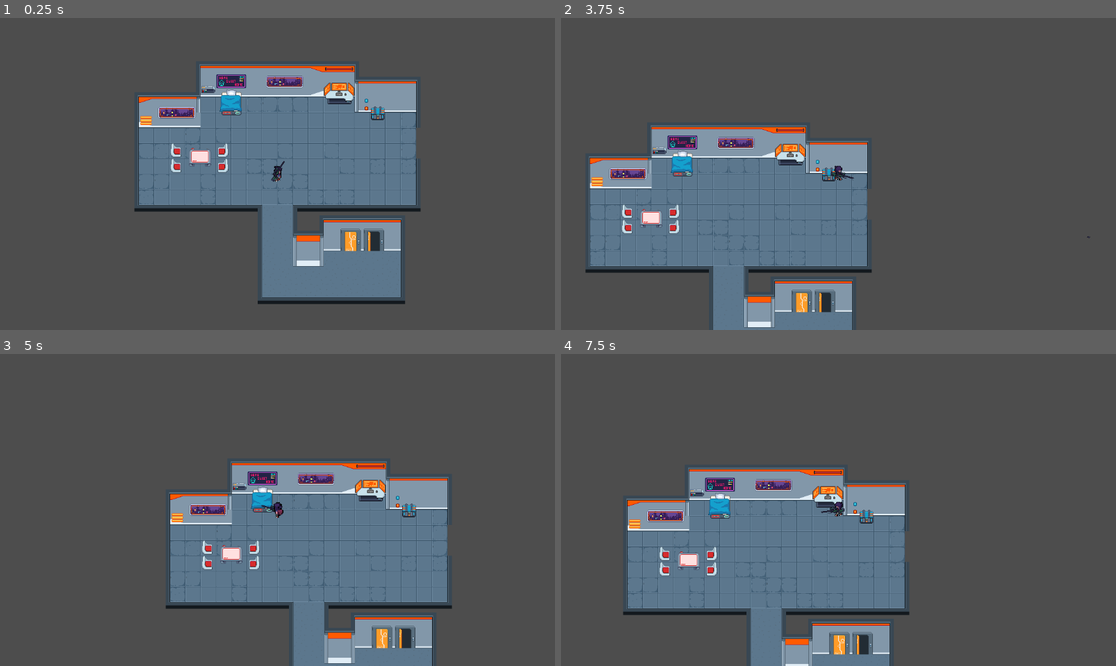
Above: before the commit, frames 1-4 (two rows, left to right).
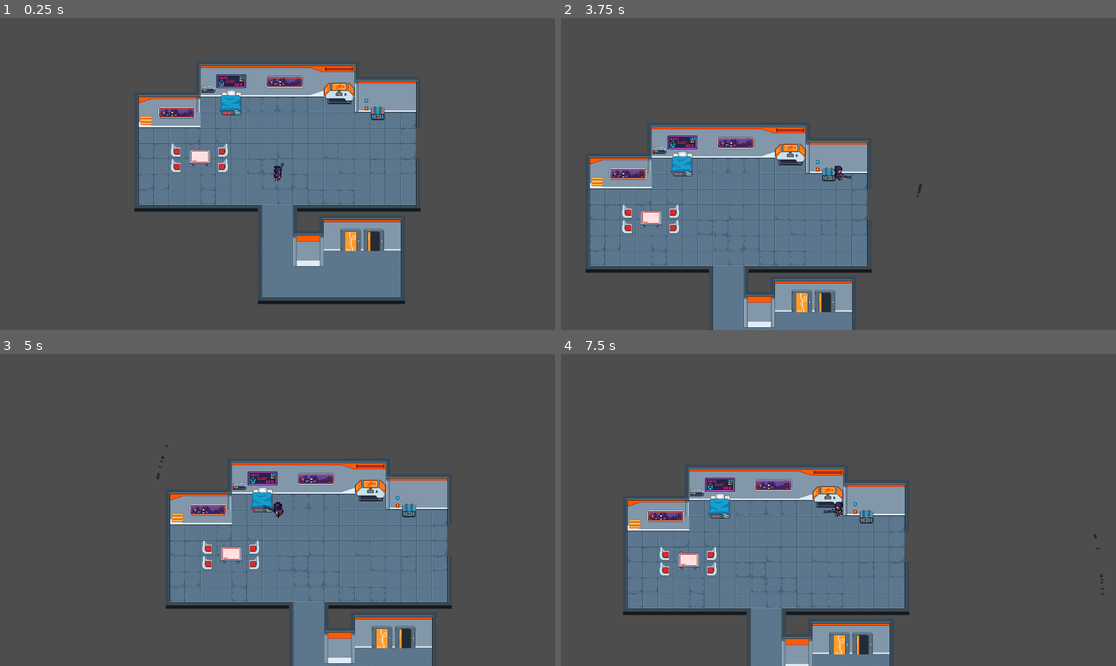
Above: after the commit, the same moments.

Repository: hellstrom01/Tripple-T
Game: Godot game, scene res://main_hub.tscn
The game is run twice, just before and just after one commit, with the same random seed, the same clock (stepped at 60 frames per second) and the same inputs.
Inputs (mouse positions are in pixels of both pictures, inside the frame that each line leads up to):
- Up to frame 1 (0.25 s): no input
- Up to frame 2 (3.75 s): tap Enter at 0.5 s; move the mouse to (960, 158) at 0.52 s; press the mouse at (960, 158) at 0.53 s; hold D (right) 0.53-1.28 s; move the mouse to (727, 189) at 1.27 s; release the mouse at (727, 189) at 1.28 s; hold S (down) 1.28-2.03 s; click (727, 189) at 1.35 s; move the mouse to (894, 105) at 2.02 s; press the mouse at (894, 105) at 2.03 s; hold D (right) 2.03-2.78 s; move the mouse to (810, 236) at 2.77 s; release the mouse at (810, 236) at 2.78 s; hold W (up) 2.78-3.53 s; click (810, 236) at 2.85 s; move the mouse to (1005, 220) at 3.52 s; press the mouse at (1005, 220) at 3.53 s; hold A (left) from 3.53 s (still down)
- Up to frame 3 (5 s): keep holding A (left); move the mouse to (111, 463) at 4.27 s; release the mouse at (111, 463) at 4.28 s; click (111, 463) at 4.35 s
- Up to frame 4 (7.5 s): move the mouse to (866, 510) at 5.02 s; release A (left) at 5.03 s; press the mouse at (866, 510) at 5.03 s; hold S (down) 5.03-5.78 s; move the mouse to (755, 432) at 5.77 s; release the mouse at (755, 432) at 5.78 s; hold D (right) 5.78-6.53 s; click (755, 432) at 5.85 s; move the mouse to (960, 494) at 6.52 s; press the mouse at (960, 494) at 6.53 s; hold W (up) 6.53-7.28 s; move the mouse to (727, 525) at 7.27 s; release the mouse at (727, 525) at 7.28 s; hold D (right) from 7.28 s (still down); click (727, 525) at 7.35 s

The runs differ from the first frame. In frame 1, less than 0.1% of the frame differs, in the area x 48-52%, y 45-53%; in frame 2, less than 0.1%; in frame 3, less than 0.1%; in frame 4, less than 0.1%, in the area x 46-98%, y 48-78%.

Commit message:
added logic for enemies, health and shooting

Diff:
--- a/bullet.gd
+++ b/bullet.gd
@@ -1,11 +1,17 @@
 extends Area2D
 
-var velocity: Vector2 = Vector2.ZERO
+@export var speed := 600.0
+@export var lifetime := 1.5
+@export var damage := 1
+
+func _ready() -> void:
+	get_tree().create_timer(lifetime).timeout.connect(queue_free)
+	body_entered.connect(_on_body_entered)
 
 func _physics_process(delta: float) -> void:
-	position += velocity * delta
+	position += transform.x * speed * delta
 
-
-func _on_body_entered(body: Node2D) -> void:
-	if body.name == "Enemy":
+func _on_body_entered(body: Node) -> void:
+	if body.is_in_group("enemies"):
+		body.take_damage(damage)
 		queue_free()
--- a/bullet.tscn
+++ b/bullet.tscn
@@ -10,7 +10,7 @@
 script = ExtResource("1_v8qja")
 
 [node name="Sprite2D" type="Sprite2D" parent="."]
-rotation = -1.5707964
+rotation = -1.5708
 texture = ExtResource("1_v7oki")
 
 [node name="CollisionShape2D" type="CollisionShape2D" parent="."]
--- a/enemy.gd
+++ b/enemy.gd
@@ -1,20 +1,27 @@
 extends CharacterBody2D
 
 @export var speed := 60.0
-@export var target_path: NodePath   # drag your Player node here in the Inspector
-var target: Node2D
+@export var max_hp := 3
+var hp: int
+var target: Node2D = null
 
 func _ready() -> void:
-	if target_path != NodePath():
-		target = get_node(target_path)
+	hp = max_hp
+	add_to_group("enemies")  # so bullets can find/damage you
+
+func set_target(t: Node2D) -> void:
+	target = t
 
 func _physics_process(delta: float) -> void:
 	if target:
 		var dir := (target.global_position - global_position)
-		if dir.length() > 2.0:               # small stop radius so it doesn’t jitter
+		if dir.length() > 2.0: # don’t jitter on top of player
 			velocity = dir.normalized() * speed
 		else:
 			velocity = Vector2.ZERO
-	else:
-		velocity = Vector2.ZERO
 	move_and_slide()
+
+func take_damage(amount: int) -> void:
+	hp -= amount
+	if hp <= 0:
+		queue_free()  # enemy dies
--- /dev/null
+++ b/enemy.tscn
@@ -0,0 +1,54 @@
+[gd_scene load_steps=9 format=3 uid="uid://coyy8kfbrw184"]
+
+[ext_resource type="Script" uid="uid://dtai88cmn3fbp" path="res://enemy.gd" id="1_4gyqm"]
+[ext_resource type="Texture2D" uid="uid://gkb5kaajw5qm" path="res://Sprites/Player/Idle/idle.png" id="2_qi2p4"]
+
+[sub_resource type="RectangleShape2D" id="RectangleShape2D_2u3nc"]
+size = Vector2(15, 28)
+
+[sub_resource type="AtlasTexture" id="AtlasTexture_udxuc"]
+atlas = ExtResource("2_qi2p4")
+region = Rect2(0, 0, 48, 64)
+
+[sub_resource type="AtlasTexture" id="AtlasTexture_ikiii"]
+atlas = ExtResource("2_qi2p4")
+region = Rect2(48, 0, 48, 64)
+
+[sub_resource type="AtlasTexture" id="AtlasTexture_cbp6q"]
+atlas = ExtResource("2_qi2p4")
+region = Rect2(96, 0, 48, 64)
+
+[sub_resource type="AtlasTexture" id="AtlasTexture_26xuy"]
+atlas = ExtResource("2_qi2p4")
+region = Rect2(144, 0, 48, 64)
+
+[sub_resource type="SpriteFrames" id="SpriteFrames_bc84e"]
+animations = [{
+"frames": [{
+"duration": 1.0,
+"texture": SubResource("AtlasTexture_udxuc")
+}, {
+"duration": 1.0,
+"texture": SubResource("AtlasTexture_ikiii")
+}, {
+"duration": 1.0,
+"texture": SubResource("AtlasTexture_cbp6q")
+}, {
+"duration": 1.0,
+"texture": SubResource("AtlasTexture_26xuy")
+}],
+"loop": true,
+"name": &"default",
+"speed": 5.0
+}]
+
+[node name="Enemy" type="CharacterBody2D"]
+script = ExtResource("1_4gyqm")
+
+[node name="CollisionShape2D" type="CollisionShape2D" parent="."]
+position = Vector2(0.5, -2)
+shape = SubResource("RectangleShape2D_2u3nc")
+
+[node name="AnimatedSprite2D" type="AnimatedSprite2D" parent="."]
+sprite_frames = SubResource("SpriteFrames_bc84e")
+frame_progress = 0.74704
--- a/player.tscn
+++ b/player.tscn
@@ -1,19 +1,19 @@
 [gd_scene load_steps=113 format=3 uid="uid://c01c3n8mm8r84"]
 
-[ext_resource type="Script" uid="uid://d2kidjo7m32vn" path="res://Player.gd" id="1_bwjto"]
-[ext_resource type="PackedScene" uid="uid://bjhroagbfq3sc" path="res://sniper.tscn" id="2_bwjto"]
-[ext_resource type="Texture2D" uid="uid://bvsd2b6holrku" path="res://Sprites/Player/Idle/idle_down.png" id="3_u1c27"]
-[ext_resource type="Texture2D" uid="uid://d0lsrlwhbtxi2" path="res://Sprites/Player/Idle/idle_left_down.png" id="4_op7ga"]
-[ext_resource type="Texture2D" uid="uid://csuyijcc1x5gb" path="res://Sprites/Player/Idle/idle_left_up.png" id="5_q13i1"]
-[ext_resource type="Texture2D" uid="uid://dwiojnrbaqug8" path="res://Sprites/Player/Idle/idle_right_down.png" id="6_pylmc"]
-[ext_resource type="Texture2D" uid="uid://cfwnlbf33udax" path="res://Sprites/Player/Idle/idle_right_up.png" id="7_pbfsw"]
-[ext_resource type="Texture2D" uid="uid://bgsa2l12weypp" path="res://Sprites/Player/Idle/idle_up.png" id="8_5tmop"]
-[ext_resource type="Texture2D" uid="uid://cy0rpe41ruyg1" path="res://Sprites/Player/Walk/walk_down.png" id="9_7ahtn"]
-[ext_resource type="Texture2D" uid="uid://ch104ge8f0wdj" path="res://Sprites/Player/Walk/walk_left_down.png" id="10_7lmhl"]
-[ext_resource type="Texture2D" uid="uid://sn53eohj5cu4" path="res://Sprites/Player/Walk/walk_left_up.png" id="11_dx0e4"]
-[ext_resource type="Texture2D" uid="uid://c5igcq5016wf" path="res://Sprites/Player/Walk/walk_right_down.png" id="12_jm5j8"]
-[ext_resource type="Texture2D" uid="uid://7gifcynhr7sl" path="res://Sprites/Player/Walk/walk_right_up.png" id="13_7hik5"]
-[ext_resource type="Texture2D" uid="uid://3ybukv4tnqsn" path="res://Sprites/Player/Walk/walk_up.png" id="14_qtqh7"]
+[ext_resource type="Script" uid="uid://mj51hh6xefm1" path="res://Player.gd" id="1_bwjto"]
+[ext_resource type="PackedScene" uid="uid://c17rye0mnbgmr" path="res://shotgun.tscn" id="2_bwjto"]
+[ext_resource type="Texture2D" uid="uid://d3lg1kxswps6h" path="res://Sprites/Player/Idle/idle_down.png" id="3_u1c27"]
+[ext_resource type="Texture2D" uid="uid://bvv14qq66xk5e" path="res://Sprites/Player/Idle/idle_left_down.png" id="4_op7ga"]
+[ext_resource type="Texture2D" uid="uid://dwydm6v03jot1" path="res://Sprites/Player/Idle/idle_left_up.png" id="5_q13i1"]
+[ext_resource type="Texture2D" uid="uid://n0b806f6y6h" path="res://Sprites/Player/Idle/idle_right_down.png" id="6_pylmc"]
+[ext_resource type="Texture2D" uid="uid://ddelv4jbblwbf" path="res://Sprites/Player/Idle/idle_right_up.png" id="7_pbfsw"]
+[ext_resource type="Texture2D" uid="uid://b6cpmdwg00fa3" path="res://Sprites/Player/Idle/idle_up.png" id="8_5tmop"]
+[ext_resource type="Texture2D" uid="uid://d07gp56ryhusi" path="res://Sprites/Player/Walk/walk_down.png" id="9_7ahtn"]
+[ext_resource type="Texture2D" uid="uid://cv45x646lypv6" path="res://Sprites/Player/Walk/walk_left_down.png" id="10_7lmhl"]
+[ext_resource type="Texture2D" uid="uid://cjrv6yeee6mqp" path="res://Sprites/Player/Walk/walk_left_up.png" id="11_dx0e4"]
+[ext_resource type="Texture2D" uid="uid://dmax73xqpyllb" path="res://Sprites/Player/Walk/walk_right_down.png" id="12_jm5j8"]
+[ext_resource type="Texture2D" uid="uid://c33n6xbwf3ffc" path="res://Sprites/Player/Walk/walk_right_up.png" id="13_7hik5"]
+[ext_resource type="Texture2D" uid="uid://bmxu8xd8erwku" path="res://Sprites/Player/Walk/walk_up.png" id="14_qtqh7"]
 
 [sub_resource type="RectangleShape2D" id="RectangleShape2D_aqk2v"]
 size = Vector2(15, 28)
--- a/sniper.tscn
+++ b/sniper.tscn
@@ -16,10 +16,10 @@
 volume_db = 4.039
 
 [node name="GunSprite" parent="Visual" index="0"]
-position = Vector2(-14.178978, -9.316837)
+position = Vector2(-14.179, -9.31684)
 texture = ExtResource("2_6jcko")
 region_enabled = true
 region_rect = Rect2(160, 50, 48, 14)
 
 [node name="Muzzle" parent="Visual" index="1"]
-position = Vector2(34.23652, -3.1531525)
+position = Vector2(34.2365, -3.15315)
--- /dev/null
+++ b/world.gd
@@ -0,0 +1,43 @@
+extends Node2D
+
+@onready var player := $Player
+const EnemyScene := preload("res://Enemy.tscn")
+
+func _ready() -> void:
+	# Ee: spawn one near the player at start
+	print("hello")
+	spawn_enemy_near_player(200.0, 350.0)
+
+func spawn_enemy_near_player(min_dist := 200.0, max_dist := 350.0) -> Node2D:
+	var tries := 12
+	while tries > 0:
+		var angle: float = randf() * TAU
+		var dist: float = randf_range(min_dist, max_dist)
+		var pos: Vector2 = player.global_position + Vector2.RIGHT.rotated(angle) * dist
+
+		print(player.global_position)
+
+		if _is_position_free(pos):
+			var e: Node2D = EnemyScene.instantiate()
+			e.global_position = pos
+			add_child(e)
+			if e.has_method("set_target"):
+				e.set_target(player)
+			return e
+		tries -= 1
+	return null  # couldn't find a free spot this time
+
+func _is_position_free(pos: Vector2) -> bool:
+	var shape := CircleShape2D.new()
+	shape.radius = 14.0  # roughly your enemy's "half-size"
+
+	var params := PhysicsShapeQueryParameters2D.new()
+	params.shape = shape
+	params.transform = Transform2D(0.0, pos)
+	# Make this match what you want to avoid: usually walls/statics/enemies/player.
+	# 0xFFFFFFFF means "check against everything".
+	params.collision_mask = 0xFFFFFFFF
+
+	var space := get_world_2d().direct_space_state
+	var hits := space.intersect_shape(params, 1)
+	return hits.is_empty()
--- a/world.tscn
+++ b/world.tscn
@@ -1,60 +1,9 @@
-[gd_scene load_steps=10 format=3 uid="uid://b578wc3pc3kna"]
+[gd_scene load_steps=3 format=3 uid="uid://b578wc3pc3kna"]
 
+[ext_resource type="Script" uid="uid://ced3sy51mcjaq" path="res://world.gd" id="1_fj7yv"]
 [ext_resource type="PackedScene" uid="uid://c01c3n8mm8r84" path="res://player.tscn" id="1_tlwt5"]
-[ext_resource type="Script" uid="uid://bgti48t1vixg5" path="res://enemy.gd" id="14_hiqwa"]
-[ext_resource type="Texture2D" uid="uid://c3mm5j7518xxy" path="res://Sprites/Player/Idle/idle.png" id="15_2u3nc"]
-
-[sub_resource type="RectangleShape2D" id="RectangleShape2D_2u3nc"]
-size = Vector2(15, 28)
-
-[sub_resource type="AtlasTexture" id="AtlasTexture_udxuc"]
-atlas = ExtResource("15_2u3nc")
-region = Rect2(0, 0, 48, 64)
-
-[sub_resource type="AtlasTexture" id="AtlasTexture_ikiii"]
-atlas = ExtResource("15_2u3nc")
-region = Rect2(48, 0, 48, 64)
-
-[sub_resource type="AtlasTexture" id="AtlasTexture_cbp6q"]
-atlas = ExtResource("15_2u3nc")
-region = Rect2(96, 0, 48, 64)
-
-[sub_resource type="AtlasTexture" id="AtlasTexture_26xuy"]
-atlas = ExtResource("15_2u3nc")
-region = Rect2(144, 0, 48, 64)
-
-[sub_resource type="SpriteFrames" id="SpriteFrames_bc84e"]
-animations = [{
-"frames": [{
-"duration": 1.0,
-"texture": SubResource("AtlasTexture_udxuc")
-}, {
-"duration": 1.0,
-"texture": SubResource("AtlasTexture_ikiii")
-}, {
-"duration": 1.0,
-"texture": SubResource("AtlasTexture_cbp6q")
-}, {
-"duration": 1.0,
-"texture": SubResource("AtlasTexture_26xuy")
-}],
-"loop": true,
-"name": &"default",
-"speed": 5.0
-}]
 
 [node name="World" type="Node2D"]
+script = ExtResource("1_fj7yv")
 
 [node name="Player" parent="." instance=ExtResource("1_tlwt5")]
-
-[node name="Enemy" type="CharacterBody2D" parent="."]
-script = ExtResource("14_hiqwa")
-target_path = NodePath("../Player")
-
-[node name="CollisionShape2D" type="CollisionShape2D" parent="Enemy"]
-position = Vector2(0.5, -2)
-shape = SubResource("RectangleShape2D_2u3nc")
-
-[node name="AnimatedSprite2D" type="AnimatedSprite2D" parent="Enemy"]
-sprite_frames = SubResource("SpriteFrames_bc84e")
-frame_progress = 0.74703985
Not shown: 1 places in Tiles/cyberpunk_tileset.tres that only renumber resources
Not shown: 1 places in bullet.tscn that only renumber resources
Not shown: 1 places in sniper.tscn that only renumber resources
